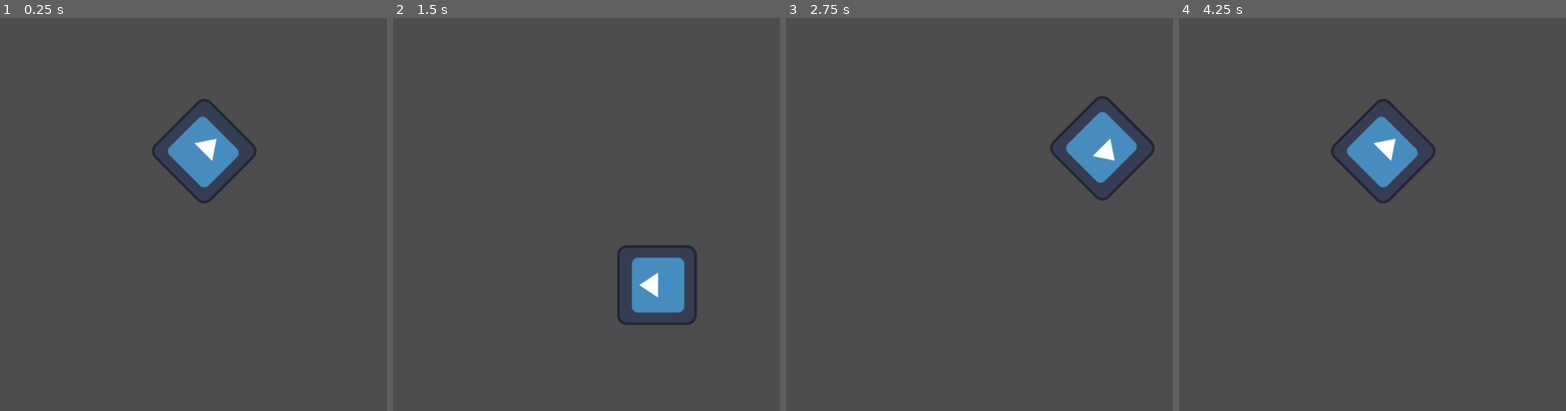
Above: before the commit, frames 1-4 (left to right).
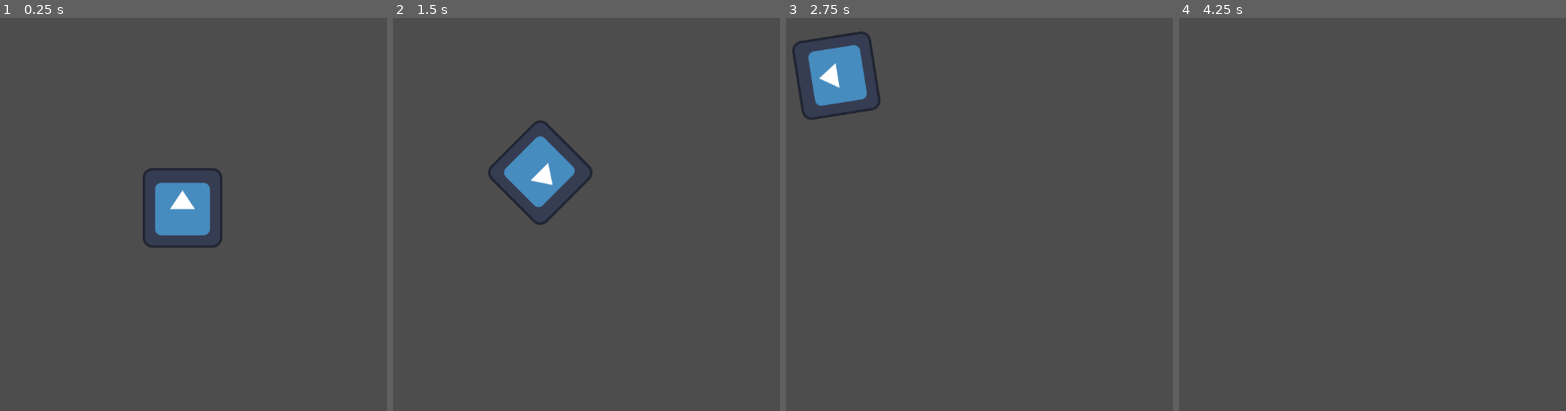
Above: after the commit, the same moments.

Repository: Josiassejod1/go-dot-hello-world
Game: Godot game, scene res://sprite_2d.tscn
Two runs of this game, one before a commit and one after it. Both use one fixed random seed, a clock stepped at 60 frames per second and the inputs below. The engine's default icon, where the game draws it, is replaced by a stand-in: a white triangle on a blue panel in a dark square.
Inputs:
- Up to frame 1 (0.25 s): no input
- Up to frame 2 (1.5 s): hold Right (ui_right) 0.53-1.28 s; hold Down (ui_down) from 1.28 s (still down)
- Up to frame 3 (2.75 s): release Down (ui_down) at 2.03 s; hold Right (ui_right) from 2.03 s (still down)
- Up to frame 4 (4.25 s): release Right (ui_right) at 2.78 s; hold Up (ui_up) 2.78-3.53 s; hold Left (ui_left) from 3.53 s (still down)

The runs differ from the first frame. In frame 1, 4.7% of the frame differs, in the area x 36-67%, y 20-59%; in frame 2, 4.9%; in frame 3, 5.0%, in the area x 1-96%, y 3-47%; in frame 4, 2.5%.

Commit message:
add script for direction

Diff:
--- a/Sprite2D.gd
+++ b/Sprite2D.gd
@@ -5,7 +5,20 @@
 
 func _process(delta):
 
-	var velocity = Vector2.UP.rotated(rotation) * speed
-	rotation += angular_speed * delta
-	var rnd = RandomNumberGenerator.new()
+	var velocity = Vector2.ZERO
+
+
+	var direction = 0
+
+	if Input.is_action_pressed("ui_down"):
+		velocity = Vector2.DOWN.rotated(rotation) * speed
+	if Input.is_action_pressed("ui_up"):
+		velocity = Vector2.UP.rotated(rotation) * speed
+	if Input.is_action_pressed("ui_left"):
+		direction = -1
+	if Input.is_action_pressed("ui_right"):
+		direction = 1
+
+	rotation += angular_speed * delta * direction
+
 	position += delta * velocity
